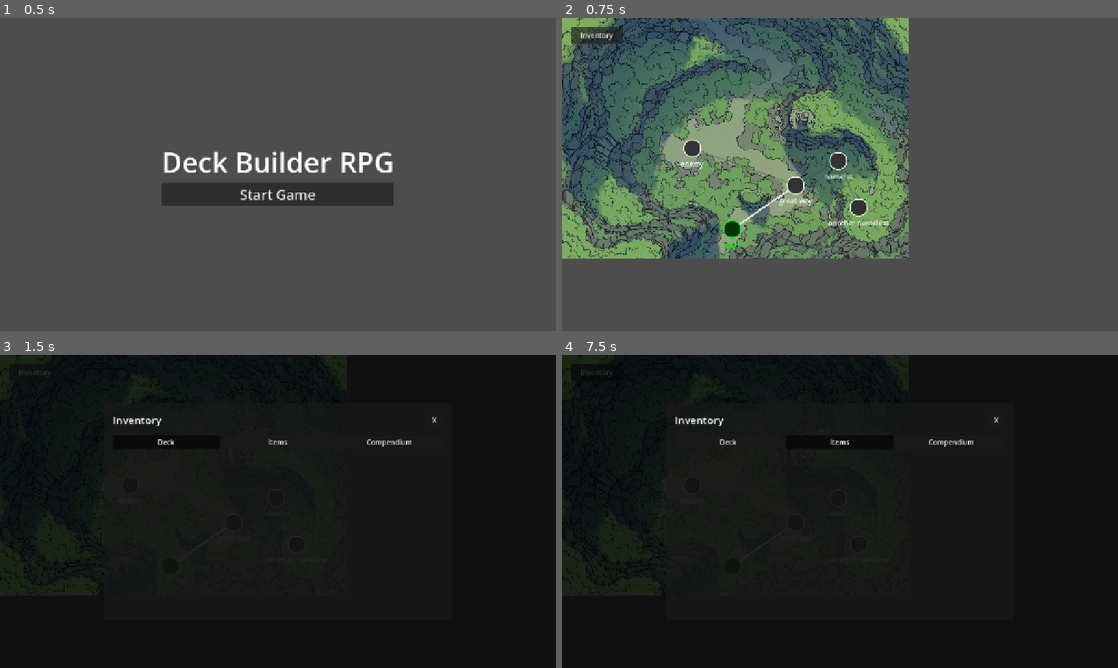
Above: before the commit, frames 1-4 (two rows, left to right).
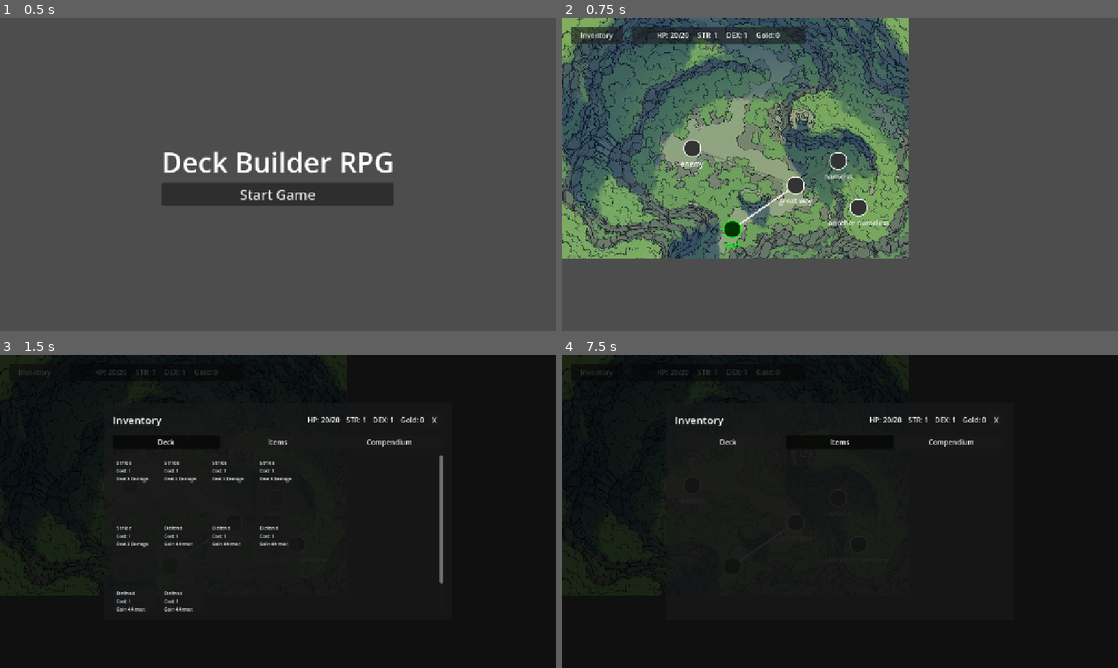
Above: after the commit, the same moments.

Repository: IzzetNecu/deckbuilderTool
Game: Godot game, scene res://scenes/main_menu/MainMenu.tscn
Two runs of this game, one before a commit and one after it. Both use one fixed random seed, a clock stepped at 60 frames per second and the inputs below.
Inputs:
- Up to frame 1 (0.5 s): no input
- Up to frame 2 (0.75 s): click "Start Game" at 0.5 s
- Up to frame 3 (1.5 s): click "Inventory" at 1.25 s
- Up to frame 4 (7.5 s): click "start" at 2 s; click "start" at 2.75 s; click "great way" at 3.5 s; click "enemy" at 4.25 s; click "namelss" at 5 s; click "another nameless" at 5.75 s; click "Deck" at 6.5 s; click "Items" at 7.25 s

Frame 1 is identical in both runs. In frame 2, 1.4% of the frame differs, in the area x 12-44%, y 2-9%; in frame 3, 1.5%, in the area x 17-80%, y 4-82%; in frame 4, 0.3%.

Commit message:
UI: Add player stats to WorldMap, Combat HUD, and Inventory. Init player deck from Starter Deck template.

Diff:
--- a/game/data/game_data.json
+++ b/game/data/game_data.json
@@ -194,6 +194,23 @@
         "54950b35-bea2-4e24-8e3d-2628fef84499",
         "0c412a9b-fc28-4f2c-89fa-7eec5da3bec2",
         "54950b35-bea2-4e24-8e3d-2628fef84499",
+        "0c412a9b-fc28-4f2c-89fa-7eec5da3bec2"
+      ]
+    },
+    {
+      "id": "starter-deck-template",
+      "name": "Starter Deck",
+      "factionId": "",
+      "cardIds": [
+        "54950b35-bea2-4e24-8e3d-2628fef84499",
+        "54950b35-bea2-4e24-8e3d-2628fef84499",
+        "54950b35-bea2-4e24-8e3d-2628fef84499",
+        "54950b35-bea2-4e24-8e3d-2628fef84499",
+        "54950b35-bea2-4e24-8e3d-2628fef84499",
+        "0c412a9b-fc28-4f2c-89fa-7eec5da3bec2",
+        "0c412a9b-fc28-4f2c-89fa-7eec5da3bec2",
+        "0c412a9b-fc28-4f2c-89fa-7eec5da3bec2",
+        "0c412a9b-fc28-4f2c-89fa-7eec5da3bec2",
         "0c412a9b-fc28-4f2c-89fa-7eec5da3bec2"
       ]
     }
--- a/game/scenes/combat/CombatScene.gd
+++ b/game/scenes/combat/CombatScene.gd
@@ -67,6 +67,8 @@
 	energy_label.text = "Energy: %d / %d" % [combat_manager.player_energy, GameState.max_energy]
 	player_hp_label.text = "HP: %d / %d" % [GameState.health, GameState.max_health]
 	player_block_label.text = "Block: %d" % combat_manager.player_block
+	$HUD/PlayerStrLabel.text = "STR: %d" % GameState.strength
+	$HUD/PlayerDexLabel.text = "DEX: %d" % GameState.dexterity
 	if enemy_unit_instance:
 		enemy_unit_instance.update_stats(combat_manager.enemy_hp, combat_manager.enemy_max_hp, combat_manager.enemy_block)
 
--- a/game/scenes/combat/CombatScene.tscn
+++ b/game/scenes/combat/CombatScene.tscn
@@ -96,6 +96,18 @@
 offset_right = 200.0
 offset_bottom = 90.0
 
+[node name="PlayerStrLabel" type="Label" parent="HUD"]
+offset_left = 20.0
+offset_top = 90.0
+offset_right = 200.0
+offset_bottom = 115.0
+
+[node name="PlayerDexLabel" type="Label" parent="HUD"]
+offset_left = 20.0
+offset_top = 115.0
+offset_right = 200.0
+offset_bottom = 140.0
+
 [node name="EnergyLabel" type="Label" parent="HUD"]
 offset_right = 200.0
 offset_top = 10.0
--- a/game/scenes/main_menu/MainMenu.gd
+++ b/game/scenes/main_menu/MainMenu.gd
@@ -20,6 +20,17 @@
 	# Initialize GameState
 	GameState.health = GameState.max_health
 	GameState.initialize_flags()
+	GameState.visited_nodes = []
+	GameState.current_node_id = ""
+
+	# Load Starter Deck
+	GameState.deck = []
+	for template_id in GameData.deck_templates:
+		var template = GameData.deck_templates[template_id]
+		if template.get("name", "").to_lower() == "starter deck":
+			for card_id in template.get("cardIds", []):
+				GameState.deck.append(card_id)
+			break
 
 	# Find first overworld map or something?
 	# We can just start on a hardcoded map or check GameData.maps
--- a/game/scenes/ui/InventoryPanel.gd
+++ b/game/scenes/ui/InventoryPanel.gd
@@ -15,6 +15,14 @@
 	compendium_tab.pressed.connect(func(): _switch_tab("compendium"))
 
 	_switch_tab("deck")
+	_update_stats()
+
+func _update_stats() -> void:
+	var stats = $Window/VBox/Header/Stats
+	stats.get_node("HP").text = "HP: %d/%d" % [GameState.health, GameState.max_health]
+	stats.get_node("Str").text = "STR: %d" % GameState.strength
+	stats.get_node("Dex").text = "DEX: %d" % GameState.dexterity
+	stats.get_node("Gold").text = "Gold: %d" % GameState.gold
 
 func _on_close_pressed() -> void:
 	# If this is inside a CanvasLayer (created by SceneManager), we should free that too
--- a/game/scenes/ui/InventoryPanel.tscn
+++ b/game/scenes/ui/InventoryPanel.tscn
@@ -57,6 +57,26 @@
 theme_override_font_sizes/font_size = 24
 text = "Inventory"
 
+[node name="Stats" type="HBoxContainer" parent="Window/VBox/Header"]
+layout_mode = 2
+theme_override_constants/separation = 15
+
+[node name="HP" type="Label" parent="Window/VBox/Header/Stats"]
+layout_mode = 2
+text = "HP: 20/20"
+
+[node name="Str" type="Label" parent="Window/VBox/Header/Stats"]
+layout_mode = 2
+text = "STR: 1"
+
+[node name="Dex" type="Label" parent="Window/VBox/Header/Stats"]
+layout_mode = 2
+text = "DEX: 1"
+
+[node name="Gold" type="Label" parent="Window/VBox/Header/Stats"]
+layout_mode = 2
+text = "Gold: 0"
+
 [node name="CloseButton" type="Button" parent="Window/VBox/Header"]
 custom_minimum_size = Vector2(40, 40)
 layout_mode = 2
--- a/game/scenes/world_map/WorldMap.gd
+++ b/game/scenes/world_map/WorldMap.gd
@@ -38,8 +38,18 @@
 
 	GameState.map_updated.connect(_on_map_updated)
 	_build_map()
+	_update_stat_bar()
+
+func _update_stat_bar() -> void:
+	if not has_node("UI/StatBar"): return
+	var hbox = $UI/StatBar/HBox
+	hbox.get_node("HPLabel").text = "HP: %d/%d" % [GameState.health, GameState.max_health]
+	hbox.get_node("StrLabel").text = "STR: %d" % GameState.strength
+	hbox.get_node("DexLabel").text = "DEX: %d" % GameState.dexterity
+	hbox.get_node("GoldLabel").text = "Gold: %d" % GameState.gold
 
 func _on_map_updated() -> void:
+	_update_stat_bar()
 	# Refresh all nodes to update colors (green for current, etc.)
 	for node_id in node_lookup:
 		var instance = node_lookup[node_id]
--- a/game/scenes/world_map/WorldMap.tscn
+++ b/game/scenes/world_map/WorldMap.tscn
@@ -21,3 +21,30 @@
 offset_right = 140.0
 offset_bottom = 60.0
 text = "Inventory"
+
+[node name="StatBar" type="PanelContainer" parent="UI"]
+offset_left = 160.0
+offset_top = 20.0
+offset_right = 560.0
+offset_bottom = 60.0
+
+[node name="HBox" type="HBoxContainer" parent="UI/StatBar"]
+layout_mode = 2
+theme_override_constants/separation = 20
+alignment = 1
+
+[node name="HPLabel" type="Label" parent="UI/StatBar/HBox"]
+layout_mode = 2
+text = "HP: 20/20"
+
+[node name="StrLabel" type="Label" parent="UI/StatBar/HBox"]
+layout_mode = 2
+text = "STR: 1"
+
+[node name="DexLabel" type="Label" parent="UI/StatBar/HBox"]
+layout_mode = 2
+text = "DEX: 1"
+
+[node name="GoldLabel" type="Label" parent="UI/StatBar/HBox"]
+layout_mode = 2
+text = "Gold: 0"
Not shown, added: game/scenes/ui/InventoryPanel.gd.uid
Not shown: 1 places in game/scenes/ui/InventoryPanel.tscn that only renumber resources
Not shown, changed: index.html
Not shown, changed: src/builder/builder.js
Not shown, changed: src/builder/editors/card-editor.js
Not shown, changed: src/builder/editors/consumable-editor.js
Not shown, changed: src/builder/editors/deck-editor.js
Not shown, changed: src/builder/editors/enemy-editor.js
Not shown, changed: src/builder/editors/equipment-editor.js
Not shown, changed: src/builder/editors/event-editor.js
Not shown, changed: src/builder/editors/faction-editor.js
Not shown, changed: src/builder/editors/flag-editor.js
(and 3 more such lines)
